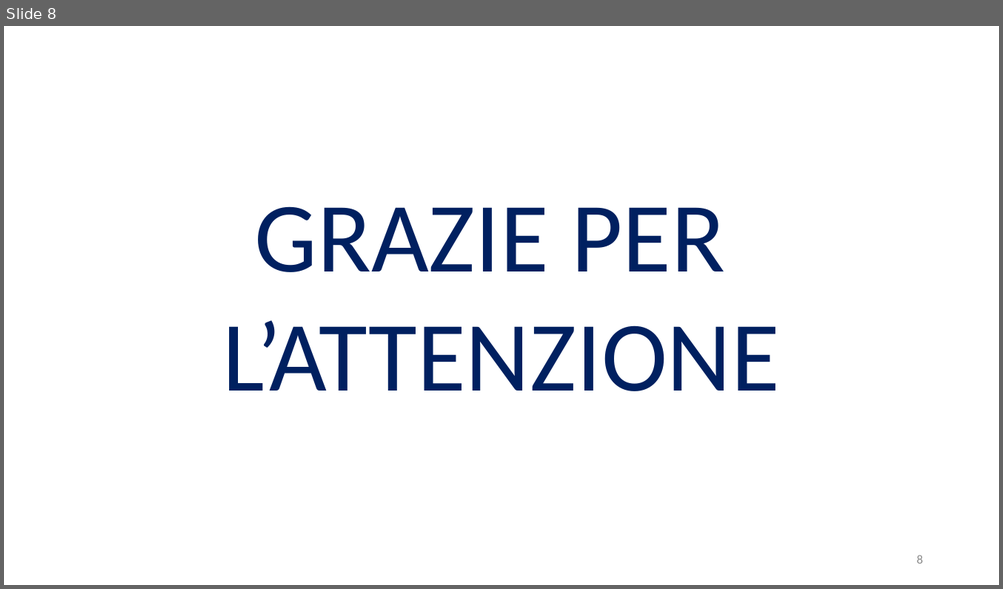
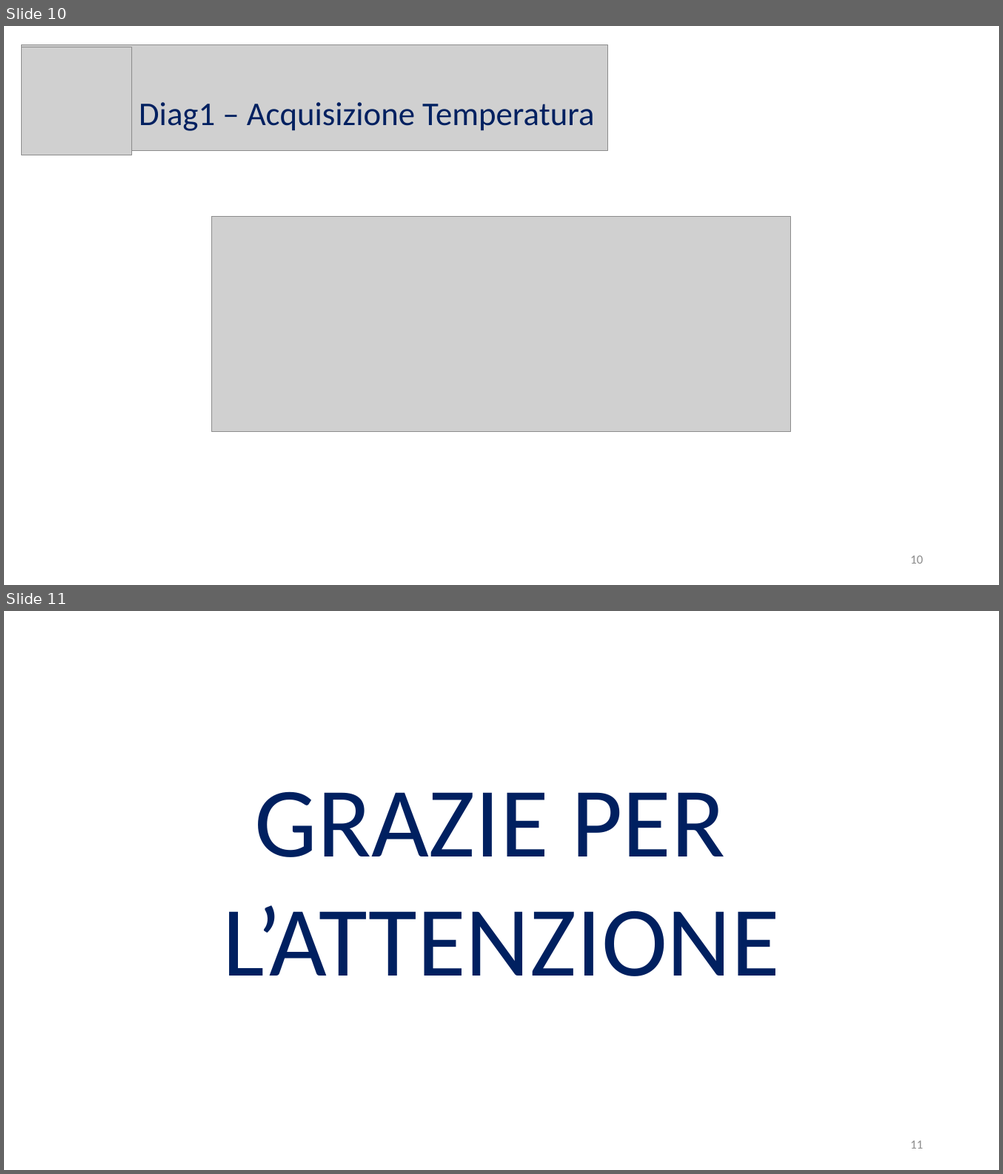
Before and after one commit to Wonderjack996/unimib-software-architecture, a slide deck: Progetto/Presentazione.pptx. Shown one above the other, each under a label of ours: slide 8 before the commit, slides 10 and 11 after it. The pictures are 1003x589 and 1003x1174 pixels, drawn with LibreOffice and Linux fonts; fonts in the diff are those of the drawing; grey boxes stand for pictures. Boxes give left, top, right and bottom in pixels: in the first picture for what was removed or moved away, otherwise in the second. Text is boxed around its words. In the diff, an @@ line names an element or a change of style, - is before the commit and + after.

```diff
--- a/Progetto/Presentazione.pptx
+++ b/Progetto/Presentazione.pptx
@@ slide 10 added at box(4, 26, 999, 585), background #FFFFFF @@
@@ picture added at box(22, 44, 608, 150) @@
@@ picture added at box(22, 47, 131, 156) @@
@@ text added at box(139, 102, 594, 131), 32 pt, text #002060 @@
+Diag1 – Acquisizione Temperatura
@@ picture added at box(212, 217, 791, 432) @@
@@ page number added at box(910, 556, 922, 564), 12 pt, text #8C8C8C @@
+10
@@ what was slide 8 is now slide 11 @@
@@ page number at box(910, 1141, 922, 1149): text changed @@
-8
+11
```
Also in this commit, not shown: 6 slides changed, 3 other slides added, 1 slide removed, 17 other files.
